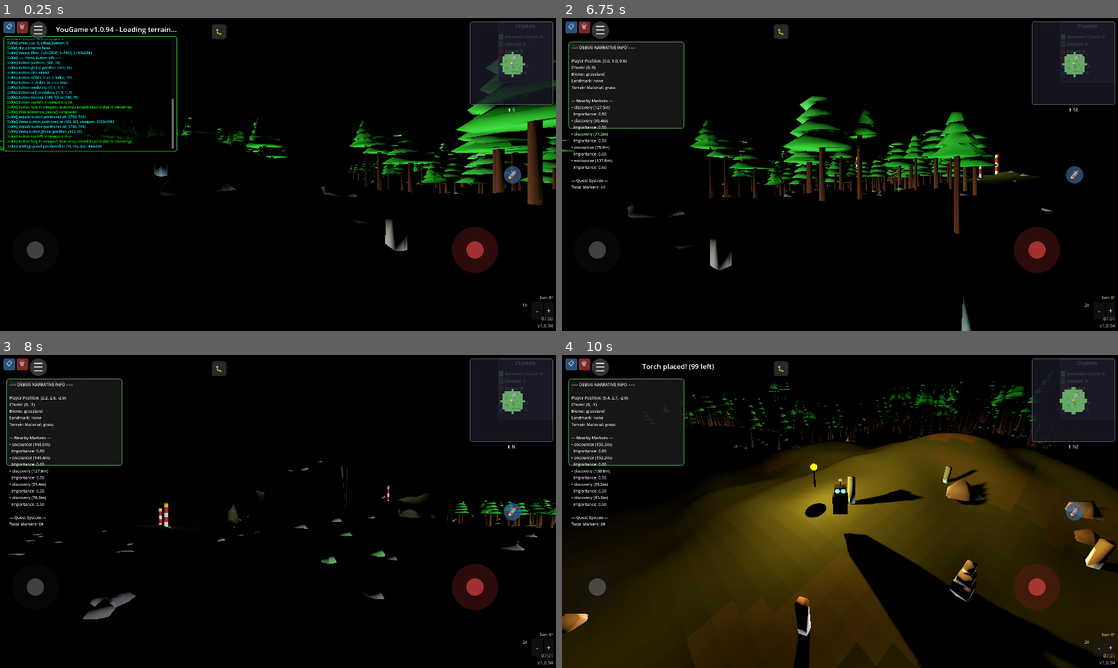
Above: before the commit, frames 1-4 (two rows, left to right).
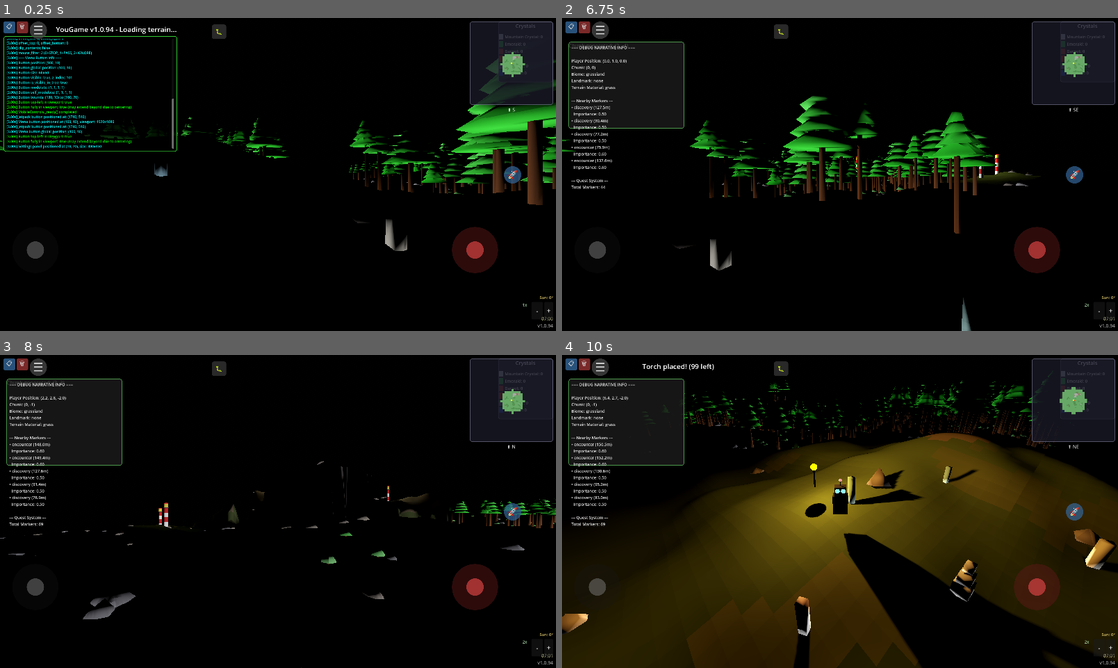
Above: after the commit, the same moments.

Repository: felix-dieterle/YouGame_godot4_public
Game: Godot game, scene res://scenes/main.tscn
Two runs of this game, one before a commit and one after it. Both use one fixed random seed, a clock stepped at 60 frames per second and the inputs below.
Inputs (mouse positions are in pixels of both pictures, inside the frame that each line leads up to):
- Up to frame 1 (0.25 s): no input
- Up to frame 2 (6.75 s): click "📋" at 0.5 s; click "🗑" at 1.25 s; click "-" at 2 s; click "+" at 2.75 s; click "🚀" at 3.5 s; click "☰" at 4.25 s; click "▶ Resume Game" at 5 s; click "🐛" at 5.75 s; tap Enter at 6.5 s; move the mouse to (962, 158) at 6.52 s; hold Right (ui_right) from 6.53 s (still down); hold Space (jetpack) from 6.53 s (still down); click (962, 158) at 6.67 s
- Up to frame 3 (8 s): release Right (ui_right) at 7.25 s; release Space (jetpack) at 7.25 s; drag from (166, 527) to (250, 574) at 7.27 s
- Up to frame 4 (10 s): move the mouse to (895, 442) at 8.02 s; hold Right (ui_right) 8.03-8.75 s; hold V (toggle_camera_view) 8.03-8.75 s; drag from (812, 574) to (673, 464) at 8.77 s; move the mouse to (1006, 558) at 9.52 s; hold Left (ui_left) from 9.53 s (still down); hold F (place_torch) from 9.53 s (still down)

The runs differ from the first frame. In frame 1, 0.1% of the frame differs, in the area x 28-95%, y 35-58%; in frame 2, 0.2%; in frame 3, 0.2%; in frame 4, 1.0%, in the area x 27-98%, y 10-53%.

Commit message:
Make crystals much rarer and spawn only in hidden locations
Co-authored-by: felix-dieterle <1490062+felix-dieterle@users.noreply.github.com>

Diff:
--- a/scripts/chunk.gd
+++ b/scripts/chunk.gd
@@ -60,9 +60,11 @@
 
 # Crystal placement constants
 const CRYSTAL_SEED_OFFSET = 54321  # Offset for crystal placement seed
-const CRYSTAL_SPAWN_CHANCE = 0.20  # 20% chance a rock will have crystals (reduced from 35%)
+const CRYSTAL_SPAWN_CHANCE = 0.05  # 5% base chance - very rare
+const CRYSTAL_SPAWN_CHANCE_HIDDEN = 0.08  # 8% in hidden valleys - still rare
+const CRYSTAL_SPAWN_CHANCE_CAVE = 0.30  # 30% in mountain caves for rare crystals
 const CRYSTALS_PER_ROCK_MIN = 1
-const CRYSTALS_PER_ROCK_MAX = 2  # Reduced from 3 for rarer crystals
+const CRYSTALS_PER_ROCK_MAX = 1  # Only 1 crystal per rock for rarity
 
 # Path bush placement constants
 const BUSH_SEED_OFFSET = 99999  # Offset for path bush placement seed differentiation
@@ -906,12 +908,46 @@
             sample_count += 1
     avg_height /= sample_count
 
-    # Increase spawn chance for rocks in lower/hidden locations
-    var spawn_chance = CRYSTAL_SPAWN_CHANCE
-    if rock_height < avg_height - 2.0:  # Rock is in a valley or lower area
-        spawn_chance *= 1.8  # 80% increase in spawn chance for hidden spots
-    elif rock_height < avg_height:  # Slightly below average
-        spawn_chance *= 1.3  # 30% increase
+    # Determine if this is a hidden location (valley or cave)
+    var is_in_valley = rock_height < avg_height - 2.0  # Rock is in a deep valley
+    var is_slightly_hidden = rock_height < avg_height  # Slightly below average
+    var is_in_cave = false
+    var is_unique_mountain_cave = false
+
+    # Check if rock is inside any cave chamber
+    for chamber in cave_data:
+        var distance_to_chamber = rock_instance.position.distance_to(chamber["position"])
+        if distance_to_chamber < chamber["radius"]:
+            is_in_cave = true
+            # Check if this is the unique mountain chunk cave
+            if is_unique_mountain:
+                is_unique_mountain_cave = true
+            break
+
+    # Common crystals (Mountain Crystal, Emerald, Garnet, Amethyst) only spawn in hidden locations
+    # Don't spawn on exposed rocks at all
+    var spawn_chance = 0.0
+    var allow_rare_crystals = false
+
+    if is_unique_mountain_cave:
+        # In unique mountain caves: high chance and rare crystals allowed
+        spawn_chance = CRYSTAL_SPAWN_CHANCE_CAVE
+        allow_rare_crystals = true
+    elif is_in_cave:
+        # In other caves: moderate chance, only common crystals
+        spawn_chance = CRYSTAL_SPAWN_CHANCE_HIDDEN
+        allow_rare_crystals = false
+    elif is_in_valley:
+        # In deep valleys: lower chance, only common crystals
+        spawn_chance = CRYSTAL_SPAWN_CHANCE_HIDDEN
+        allow_rare_crystals = false
+    elif is_slightly_hidden:
+        # Slightly hidden: very low chance, only common crystals
+        spawn_chance = CRYSTAL_SPAWN_CHANCE
+        allow_rare_crystals = false
+    else:
+        # Exposed rocks: no crystals at all
+        return
 
     # Check if this rock should have crystals
     if rng.randf() > spawn_chance:
@@ -930,6 +966,18 @@
     for i in range(crystal_count):
         # Select random crystal type based on rock color
         var crystal_type = CrystalSystem.select_random_crystal_type(rng, rock_color_index)
+
+        # Filter out rare crystals if not in unique mountain cave
+        if not allow_rare_crystals:
+            while crystal_type == CrystalSystem.CrystalType.RUBY or crystal_type == CrystalSystem.CrystalType.SAPPHIRE:
+                crystal_type = CrystalSystem.select_random_crystal_type(rng, rock_color_index)
+        # In unique mountain caves, prefer rare crystals
+        elif allow_rare_crystals and rng.randf() < 0.6:  # 60% chance to reroll for rare
+            # Try to select Ruby or Sapphire
+            if rng.randf() < 0.5:
+                crystal_type = CrystalSystem.CrystalType.RUBY
+            else:
+                crystal_type = CrystalSystem.CrystalType.SAPPHIRE
 
         # Random size variation
         var size_scale = rng.randf_range(0.8, 1.5)
--- a/scripts/crystal_system.gd
+++ b/scripts/crystal_system.gd
@@ -42,48 +42,48 @@
 	CrystalType.MOUNTAIN_CRYSTAL: {
 		"name": "Mountain Crystal",
 		"color": Color(0.9, 0.95, 1.0, 0.6),  # Clear/white with higher transparency
-		"spawn_chance": 0.35,  # 35% chance when crystal spawns
-		"growth_frequency": 0.4,  # How often this type grows on rocks
+		"spawn_chance": 0.40,  # 40% chance when crystal spawns (rebalanced for common)
+		"growth_frequency": 0.15,  # Reduced overall frequency
 		"shape": CrystalShape.HEXAGONAL_PRISM,
 		"preferred_rock_colors": [0, 1]  # Light and medium gray rocks
 	},
 	CrystalType.EMERALD: {
 		"name": "Emerald",
 		"color": Color(0.2, 0.8, 0.3, 0.65),  # Green with more transparency
-		"spawn_chance": 0.25,  # 25% chance
-		"growth_frequency": 0.25,
+		"spawn_chance": 0.30,  # 30% chance (rebalanced for uncommon)
+		"growth_frequency": 0.10,  # Reduced overall frequency
 		"shape": CrystalShape.ELONGATED_PRISM,
 		"preferred_rock_colors": [2]  # Brownish gray rocks
 	},
 	CrystalType.GARNET: {
 		"name": "Garnet",
 		"color": Color(0.7, 0.2, 0.2, 0.7),  # Dark red with more transparency
-		"spawn_chance": 0.20,  # 20% chance
-		"growth_frequency": 0.20,
+		"spawn_chance": 0.20,  # 20% chance (rebalanced for uncommon)
+		"growth_frequency": 0.08,  # Reduced overall frequency
 		"shape": CrystalShape.CUBIC,
 		"preferred_rock_colors": [3]  # Dark brownish rocks
 	},
 	CrystalType.RUBY: {
 		"name": "Ruby",
 		"color": Color(0.9, 0.1, 0.15, 0.7),  # Bright red with more transparency
-		"spawn_chance": 0.08,  # 8% chance (rare)
-		"growth_frequency": 0.05,
+		"spawn_chance": 0.05,  # 5% chance (very rare, cave-only)
+		"growth_frequency": 0.005,  # Extremely rare - only in mountain caves
 		"shape": CrystalShape.HEXAGONAL_PRISM,
 		"preferred_rock_colors": [1, 3]  # Medium gray and dark brownish rocks
 	},
 	CrystalType.AMETHYST: {
 		"name": "Amethyst",
 		"color": Color(0.6, 0.3, 0.8, 0.65),  # Purple with more transparency
-		"spawn_chance": 0.20,  # 20% chance
-		"growth_frequency": 0.18,
+		"spawn_chance": 0.15,  # 15% chance (rebalanced for uncommon)
+		"growth_frequency": 0.07,  # Reduced overall frequency
 		"shape": CrystalShape.CLUSTER,
 		"preferred_rock_colors": [0, 2]  # Light gray and brownish gray rocks
 	},
 	CrystalType.SAPPHIRE: {
 		"name": "Sapphire",
 		"color": Color(0.15, 0.3, 0.85, 0.7),  # Deep blue with more transparency
-		"spawn_chance": 0.07,  # 7% chance (rare)
-		"growth_frequency": 0.07,
+		"spawn_chance": 0.05,  # 5% chance (very rare, cave-only)
+		"growth_frequency": 0.005,  # Extremely rare - only in mountain caves
 		"shape": CrystalShape.ELONGATED_PRISM,
 		"preferred_rock_colors": [1, 2]  # Medium gray and brownish gray rocks
 	}
